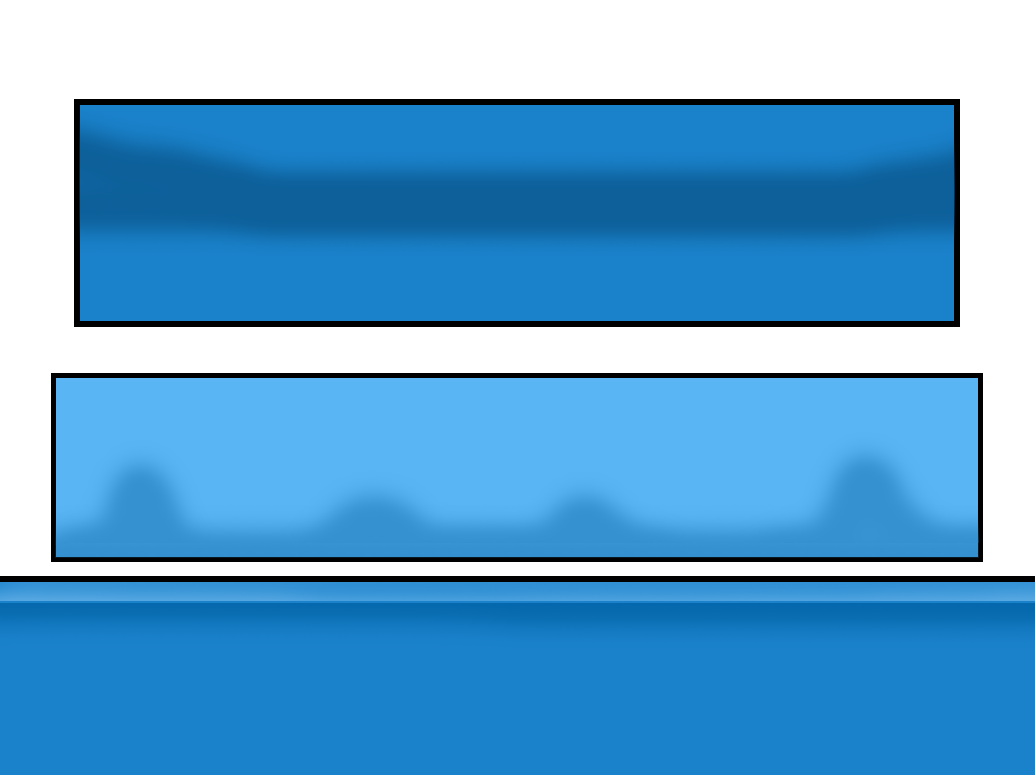
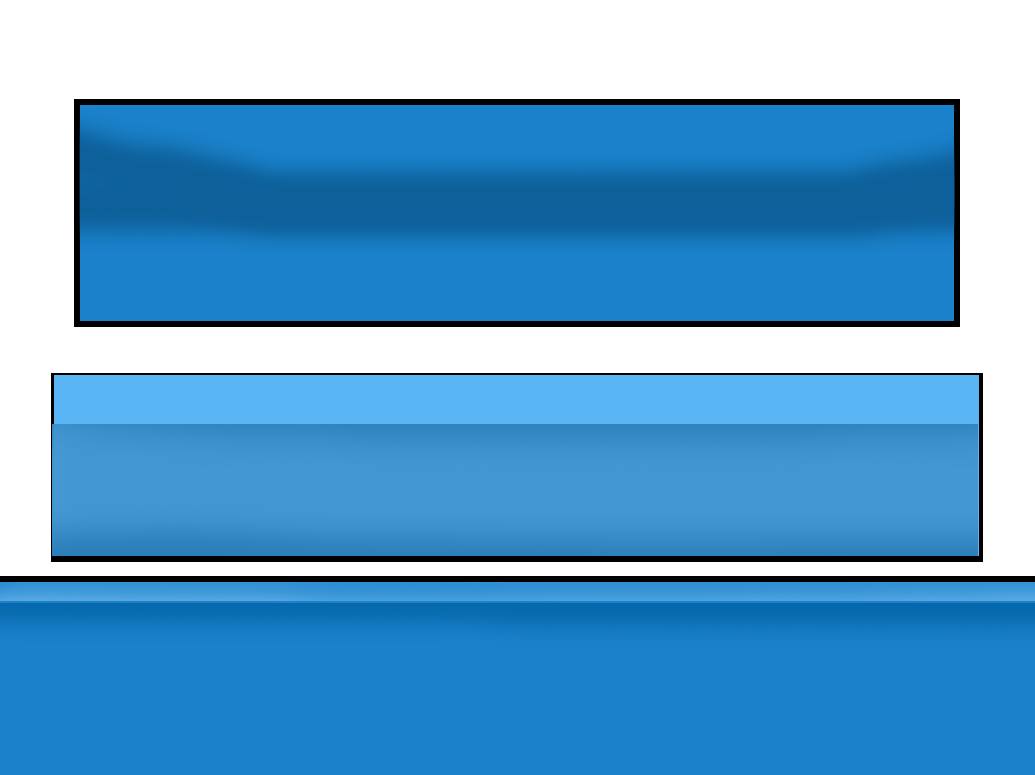
Comparing the layer stacks of the two 1035x775 images. Changes:
added layer "Rectangle 5" above "Table" over [52, 375, 979, 558]
